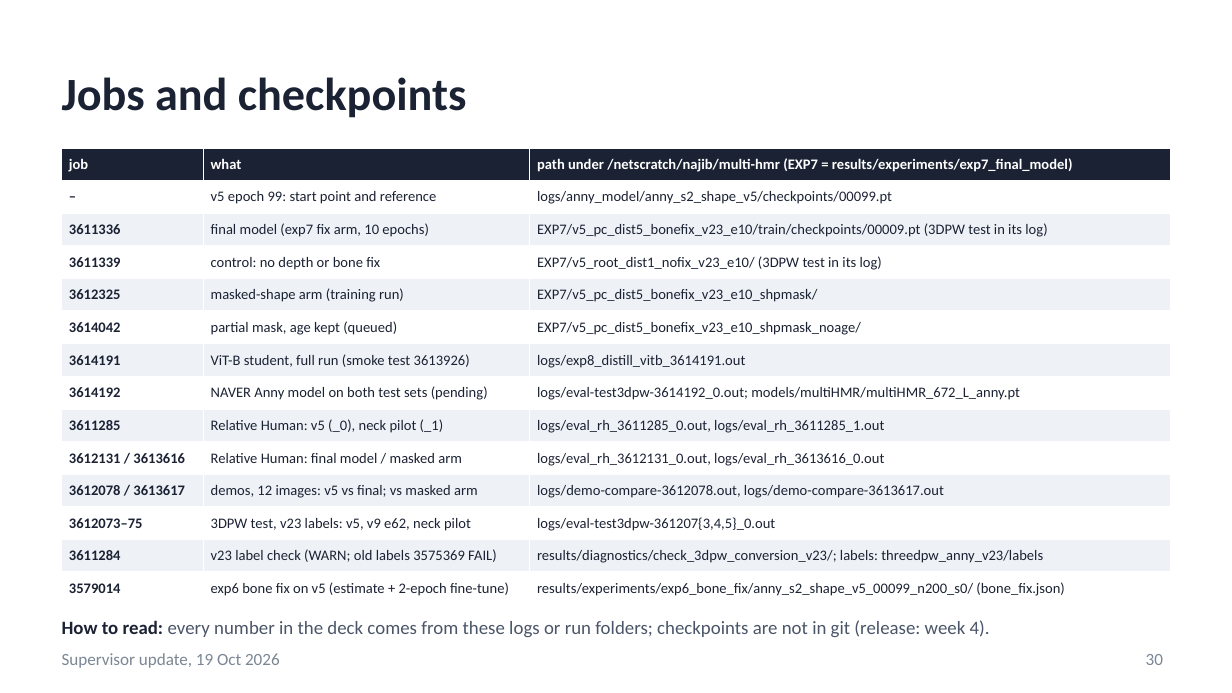
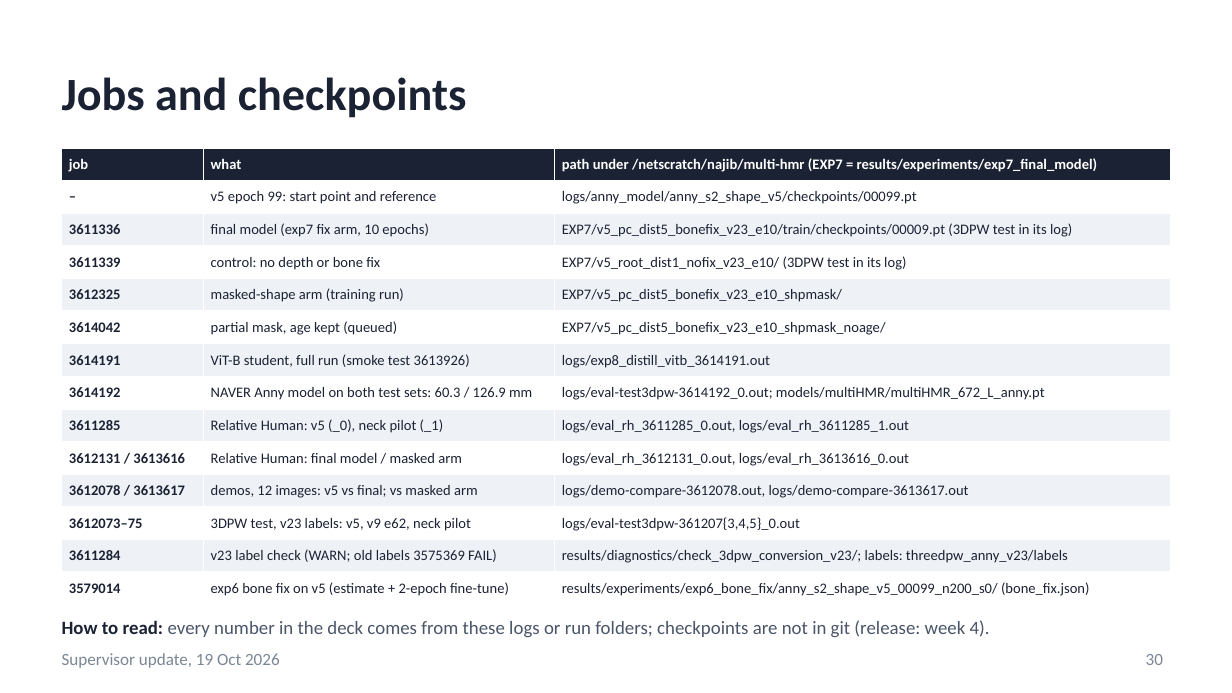
Before and after one commit to saadnajib/Multi-Person-Whole-Body-Human-Mesh-Recovery-in-a-Single-Shot-with-Annyone-dataset-and-3dpw-dataset, a slide deck: slide 30 of docs/supervisor_update_2026-10-19.pptx. Drawn at 1232x693 pixels with LibreOffice and Linux fonts; fonts in the diff are those of the drawing. Boxes give left, top, right and bottom in pixels: in the first picture for what was removed or moved away, otherwise in the second. Text is boxed around its words. In the diff, an @@ line names an element or a change of style, - is before the commit and + after.

```diff
--- a/docs/supervisor_update_2026-10-19.pptx
+++ b/docs/supervisor_update_2026-10-19.pptx
@@ table at <box>62,148,1170,600</box> @@
-row 8, column 2: NAVER Anny model on both test sets (pending)
+row 8, column 2: NAVER Anny model on both test sets: 60.3 / 126.9 mm
```
Also in this commit, not shown: 5 other slides changed, 6 other files.
